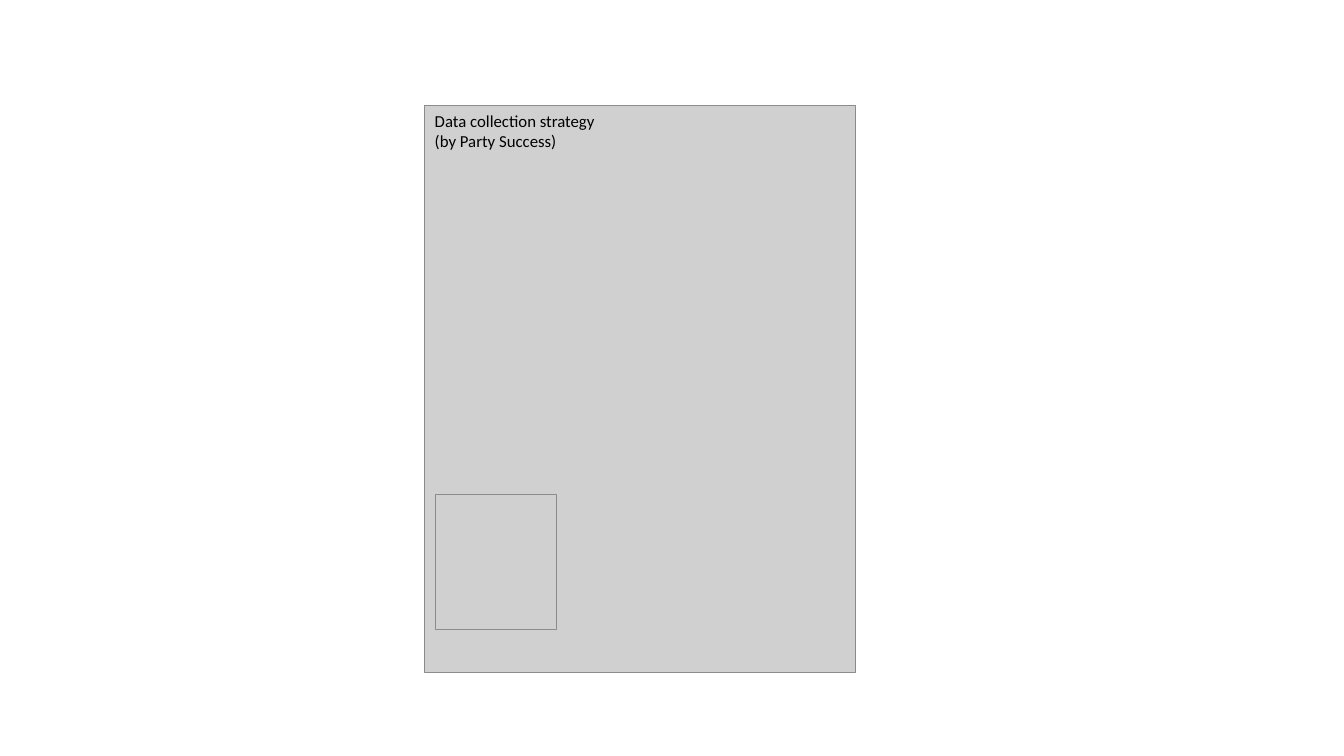
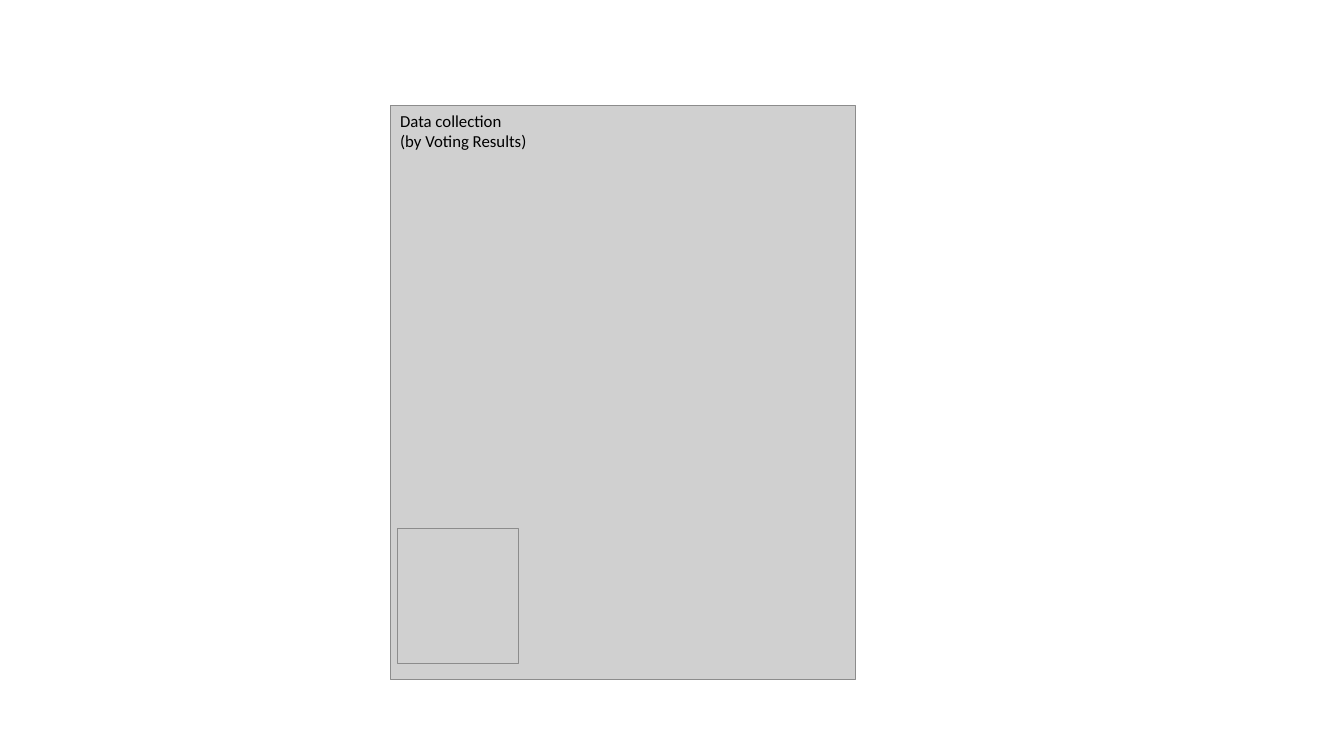
Before and after one commit to MAnalytics/Sentiment-analysis, a slide deck: slide 3 of figures/ppt.pptx (slide 2 before the commit). Drawn at 1344x756 pixels with LibreOffice and Linux fonts; fonts in the diff are those of the drawing; grey boxes stand for pictures. Boxes give left, top, right and bottom in pixels: in the first picture for what was removed or moved away, otherwise in the second. Text is boxed around its words. In the diff, an @@ line names an element or a change of style, - is before the commit and + after.

```diff
--- a/figures/ppt.pptx
+++ b/figures/ppt.pptx
@@ picture: place and size @@
-picture at [425, 106, 856, 674]
+picture at [390, 106, 855, 681]
@@ text at [400, 115, 527, 150]: text changed @@
-Data collection strategy (by Party Success)
+Data collection (by Voting Results)
@@ picture: place and size @@
-picture at [436, 495, 556, 630]
+picture at [398, 528, 518, 663]
```
Also in this commit, not shown: 1 other slide changed, 8 other files.
